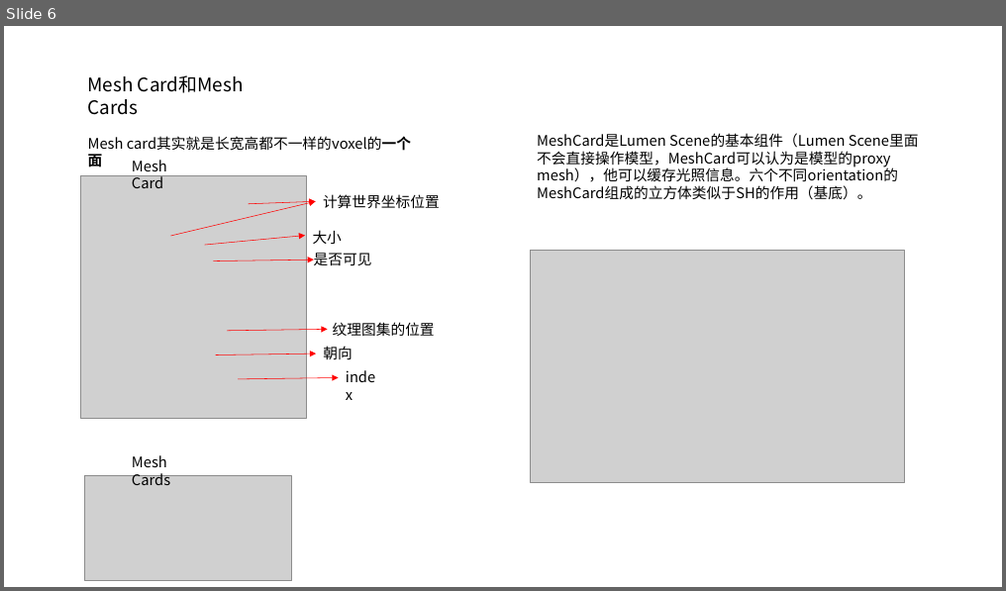
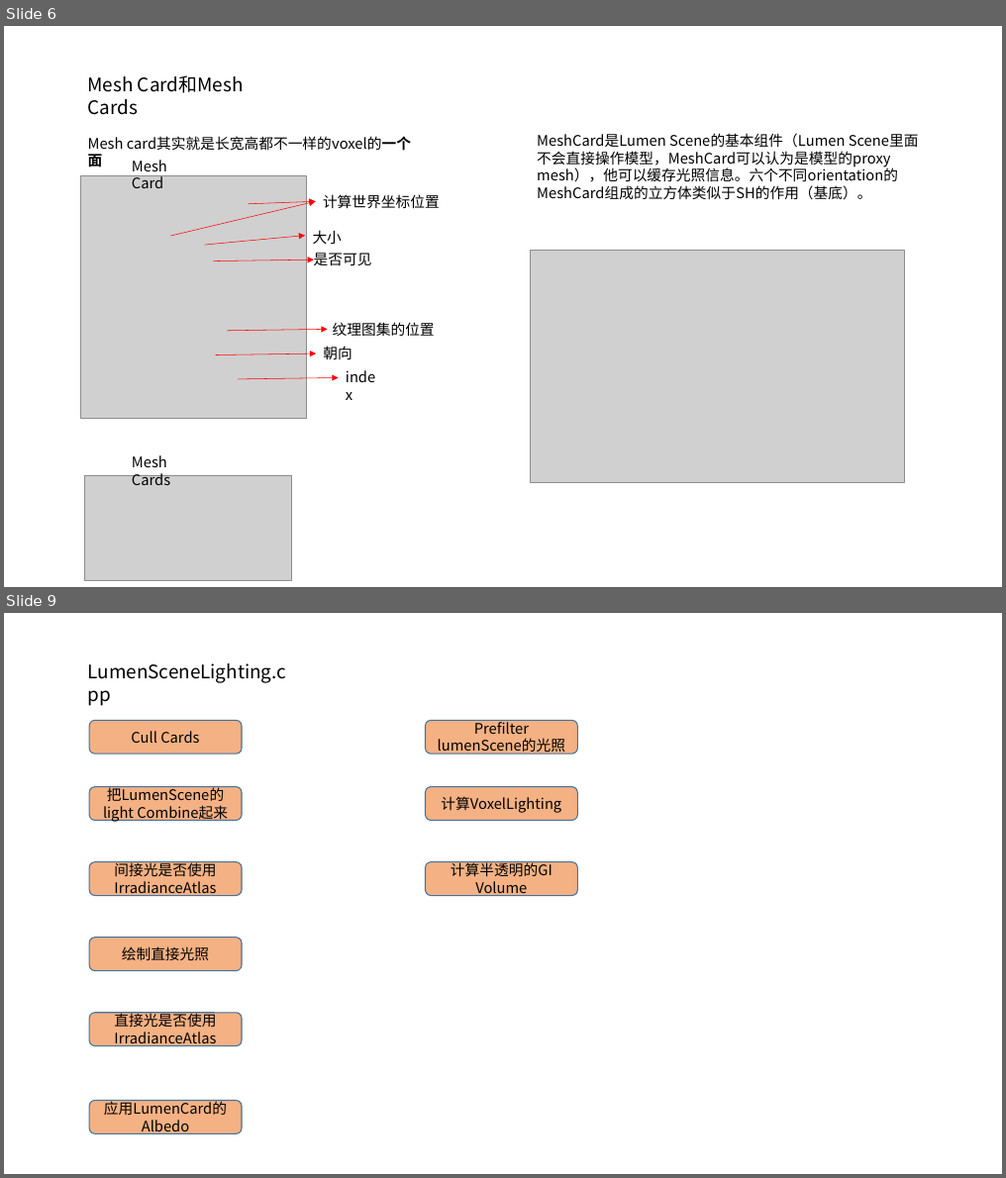
Before and after one commit to Tianji95/CG_learning_note, a slide deck: UE5_analysis/Lumen分析图.pptx. Shown one above the other, each under a label of ours: slide 6 before the commit, slides 6 and 9 after it; the slides between them are not shown. The pictures are 1006x591 and 1006x1178 pixels, drawn with LibreOffice and Linux fonts; fonts in the diff are those of the drawing; grey boxes stand for pictures. Boxes give left, top, right and bottom in pixels: in the first picture for what was removed or moved away, otherwise in the second. Text is boxed around its words. In the diff, an @@ line names an element or a change of style, - is before the commit and + after.

Commit message:
update lumen ppt

```diff
--- a/UE5_analysis/Lumen分析图.pptx
+++ b/UE5_analysis/Lumen分析图.pptx
@@ slide 9 added at [4, 613, 1002, 1174], background #FFFFFF @@
@@ text added at [88, 663, 287, 683], 18 pt, text #000000 @@
+LumenSceneLighting.cpp
@@ rounded rectangle added at [89, 720, 242, 754], fill #F4B183, outline #43739E 1 pt, 14 pt, text #000000 @@
+Cull Cards
@@ rounded rectangle added at [426, 720, 577, 754], fill #F4B183, outline #43739E 1 pt, 14 pt, text #000000 @@
+Prefilter lumenScene的光照
@@ rounded rectangle added at [89, 786, 242, 820], fill #F4B183, outline #43739E 1 pt, 14 pt, text #000000 @@
+把LumenScene的light Combine起来
@@ rounded rectangle added at [426, 786, 577, 820], fill #F4B183, outline #43739E 1 pt, 14 pt, text #000000 @@
+计算VoxelLighting
@@ rounded rectangle added at [89, 862, 242, 896], fill #F4B183, outline #43739E 1 pt, 14 pt, text #000000 @@
+间接光是否使用IrradianceAtlas
@@ rounded rectangle added at [426, 862, 577, 896], fill #F4B183, outline #43739E 1 pt, 14 pt, text #000000 @@
+计算半透明的GI Volume
@@ rounded rectangle added at [89, 938, 242, 971], fill #F4B183, outline #43739E 1 pt, 14 pt, text #000000 @@
+绘制直接光照
@@ rounded rectangle added at [89, 1013, 242, 1047], fill #F4B183, outline #43739E 1 pt, 14 pt, text #000000 @@
+直接光是否使用IrradianceAtlas
@@ rounded rectangle added at [89, 1100, 242, 1134], fill #F4B183, outline #43739E 1 pt, 14 pt, text #000000 @@
+应用LumenCard的Albedo
```
Also in this commit, not shown: 4 other slides added, 1 slide removed.
